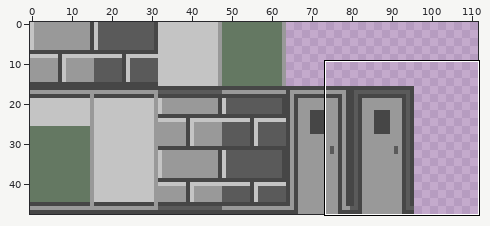
Two versions of one sprite sheet, src/main/resources/tilesets/background-tileset0.png. The picture above shows the old version from afar; the outline marks the close-up.
Close-up. Old version:
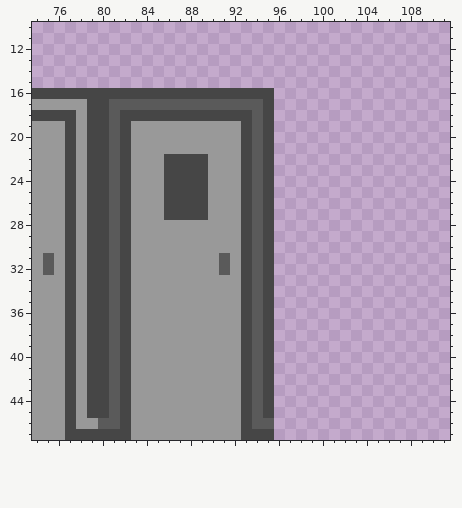
The file is 112x48 pixels. Shown: x 74..111, y 10..47.
The same view after the edit:
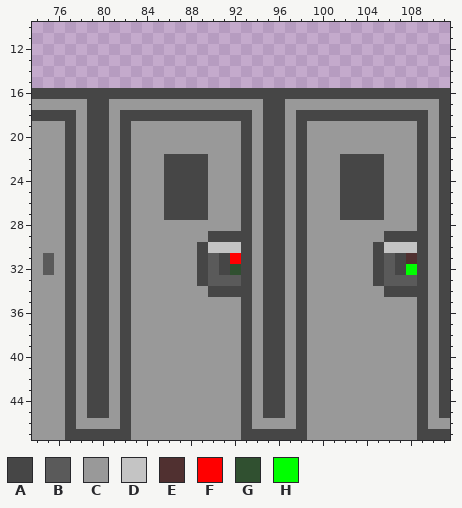
Palette (. is transparent): A #464646  B #5a5a5a  C #999999  D #c4c4c4  E #503030  F #ff0000  G #305030  H #00ff00
The exact change:
@@ x 74..111 @@
 15 ......................................
-16 AAAAAAAAAAAAAAAAAAAAAA................
-17 CCCCCAABBBBBBBBBBBBBBA................
-18 AAAACAABAAAAAAAAAAAABA................
-19 CCCACAABACCCCCCCCCCABA................
-20 CCCACAABACCCCCCCCCCABA................
-21 CCCACAABACCCCCCCCCCABA................
-22 CCCACAABACCCAAAACCCABA................
-23 CCCACAABACCCAAAACCCABA................
-24 CCCACAABACCCAAAACCCABA................
-25 CCCACAABACCCAAAACCCABA................
-26 CCCACAABACCCAAAACCCABA................
-27 CCCACAABACCCAAAACCCABA................
-28 CCCACAABACCCCCCCCCCABA................
-29 CCCACAABACCCCCCCCCCABA................
-30 CCCACAABACCCCCCCCCCABA................
-31 CBCACAABACCCCCCCCBCABA................
-32 CBCACAABACCCCCCCCBCABA................
-33 CCCACAABACCCCCCCCCCABA................
-34 CCCACAABACCCCCCCCCCABA................
-35 CCCACAABACCCCCCCCCCABA................
-36 CCCACAABACCCCCCCCCCABA................
-37 CCCACAABACCCCCCCCCCABA................
-38 CCCACAABACCCCCCCCCCABA................
-39 CCCACAABACCCCCCCCCCABA................
-40 CCCACAABACCCCCCCCCCABA................
-41 CCCACAABACCCCCCCCCCABA................
-42 CCCACAABACCCCCCCCCCABA................
-43 CCCACAABACCCCCCCCCCABA................
-44 CCCACAABACCCCCCCCCCABA................
-45 CCCACAABACCCCCCCCCCABA................
-46 CCCACCBBACCCCCCCCCCABB................
-47 CCCAAAAAACCCCCCCCCCAAA................
+16 AAAAAAAAAAAAAAAAAAAAAAAAAAAAAAAAAAAAAA
+17 CCCCCAACCCCCCCCCCCCCCAACCCCCCCCCCCCCCA
+18 AAAACAACAAAAAAAAAAAACAACAAAAAAAAAAAACA
+19 CCCACAACACCCCCCCCCCACAACACCCCCCCCCCACA
+20 CCCACAACACCCCCCCCCCACAACACCCCCCCCCCACA
+21 CCCACAACACCCCCCCCCCACAACACCCCCCCCCCACA
+22 CCCACAACACCCAAAACCCACAACACCCAAAACCCACA
+23 CCCACAACACCCAAAACCCACAACACCCAAAACCCACA
+24 CCCACAACACCCAAAACCCACAACACCCAAAACCCACA
+25 CCCACAACACCCAAAACCCACAACACCCAAAACCCACA
+26 CCCACAACACCCAAAACCCACAACACCCAAAACCCACA
+27 CCCACAACACCCAAAACCCACAACACCCAAAACCCACA
+28 CCCACAACACCCCCCCCCCACAACACCCCCCCCCCACA
+29 CCCACAACACCCCCCCAAAACAACACCCCCCCAAAACA
+30 CCCACAACACCCCCCADDDACAACACCCCCCADDDACA
+31 CBCACAACACCCCCCABAFACAACACCCCCCABAEACA
+32 CBCACAACACCCCCCABAGACAACACCCCCCABAHACA
+33 CCCACAACACCCCCCABBBACAACACCCCCCABBBACA
+34 CCCACAACACCCCCCCAAAACAACACCCCCCCAAAACA
+35 CCCACAACACCCCCCCCCCACAACACCCCCCCCCCACA
+36 CCCACAACACCCCCCCCCCACAACACCCCCCCCCCACA
+37 CCCACAACACCCCCCCCCCACAACACCCCCCCCCCACA
+38 CCCACAACACCCCCCCCCCACAACACCCCCCCCCCACA
+39 CCCACAACACCCCCCCCCCACAACACCCCCCCCCCACA
+40 CCCACAACACCCCCCCCCCACAACACCCCCCCCCCACA
+41 CCCACAACACCCCCCCCCCACAACACCCCCCCCCCACA
+42 CCCACAACACCCCCCCCCCACAACACCCCCCCCCCACA
+43 CCCACAACACCCCCCCCCCACAACACCCCCCCCCCACA
+44 CCCACAACACCCCCCCCCCACAACACCCCCCCCCCACA
+45 CCCACAACACCCCCCCCCCACAACACCCCCCCCCCACA
+46 CCCACCCCACCCCCCCCCCACCCCACCCCCCCCCCACC
+47 CCCAAAAAACCCCCCCCCCAAAAAACCCCCCCCCCAAA
